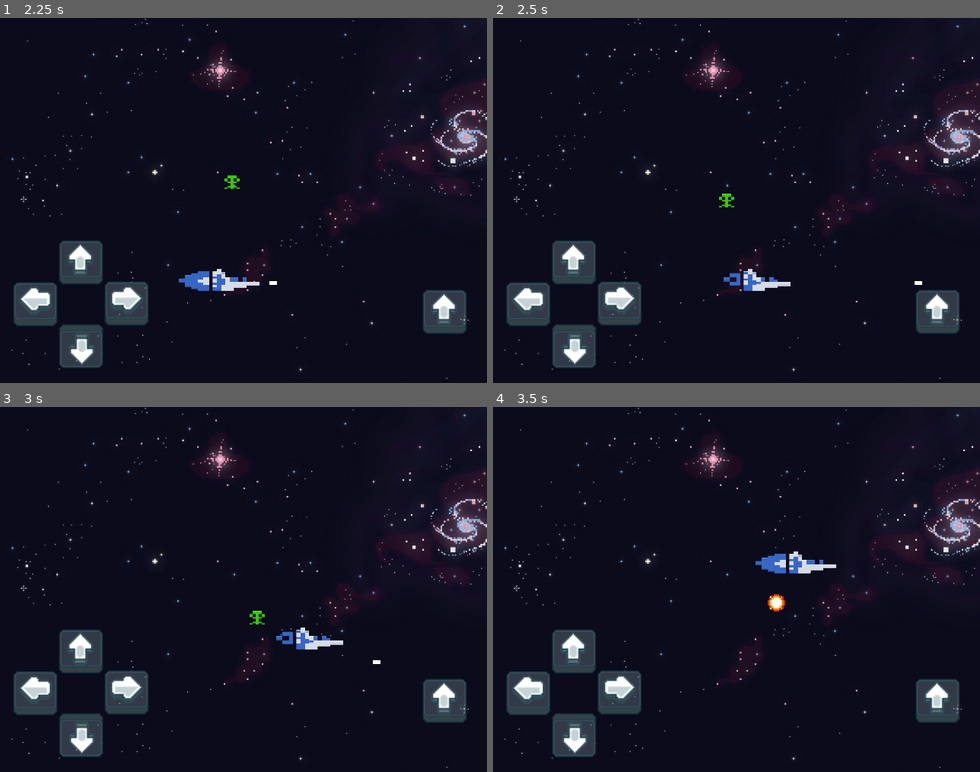
Above: before the commit, frames 1-4 (two rows, left to right).
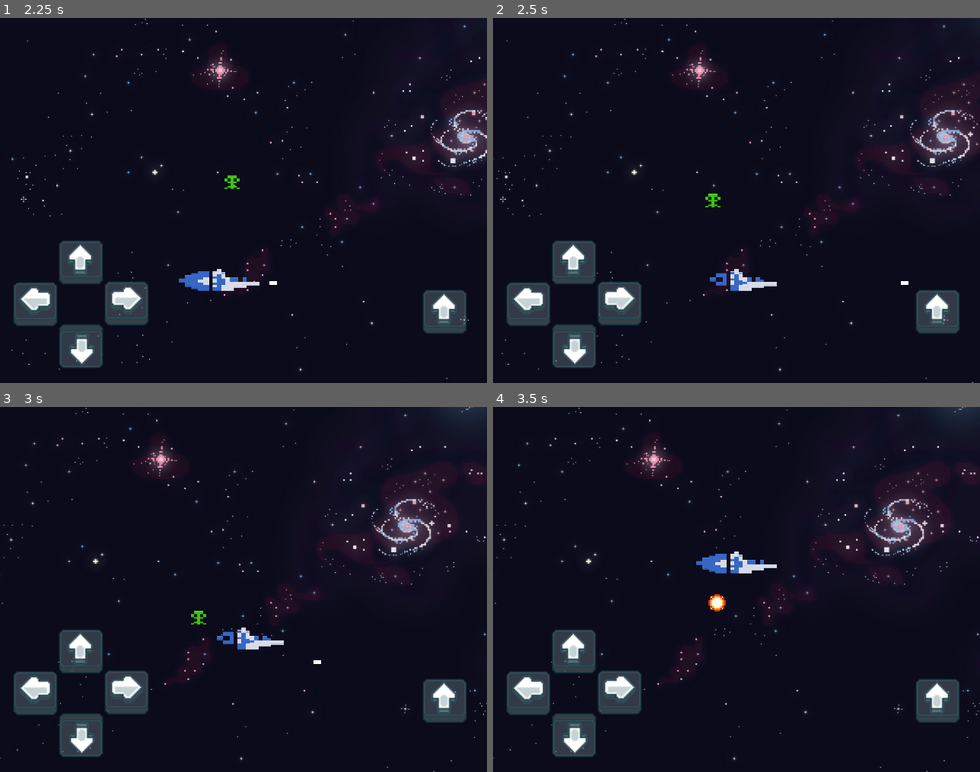
Above: after the commit, the same moments.

Repository: yasmartns/jogonave_mobile
Game: Godot game, scene res://Main.tscn
Same seed, same stepped clock (60 frames per second), same inputs: the game is played once before the commit and once after it. The project has no main scene, so this scene is started directly.
Inputs:
- Up to frame 1 (2.25 s): hold Right (ui_right) 0.53-1.28 s; tap Space (atira) at 0.6, 1.35, 2.1 s; hold Down (ui_down) 1.28-2.03 s; hold Right (ui_right) from 2.03 s (still down)
- Up to frame 2 (2.5 s): keep holding Right (ui_right)
- Up to frame 3 (3 s): release Right (ui_right) at 2.78 s; hold Up (ui_up) from 2.78 s (still down); tap Space (atira) at 2.85 s
- Up to frame 4 (3.5 s): keep holding Up (ui_up)

Frame 1 is identical in both runs. In frame 2, 3.0% of the frame differs, in the area x 0-100%, y 0-100%; in frame 3, 5.7%; in frame 4, 6.0%.

Commit message:
Adicionando camera

Diff:
--- a/Player.tscn
+++ b/Player.tscn
@@ -23,7 +23,7 @@
 size = Vector2(801.134, 281.44)
 
 [node name="Player" type="CharacterBody2D"]
-position = Vector2(1, 0)
+position = Vector2(-4, -15)
 scale = Vector2(0.1, 0.1)
 script = ExtResource("1")
 
@@ -40,3 +40,9 @@
 
 [node name="atira" type="AudioStreamPlayer2D" parent="."]
 stream = ExtResource("2")
+
+[node name="Camera2D" type="Camera2D" parent="."]
+limit_left = 0
+limit_top = 0
+limit_bottom = 0
+editor_draw_limits = true
